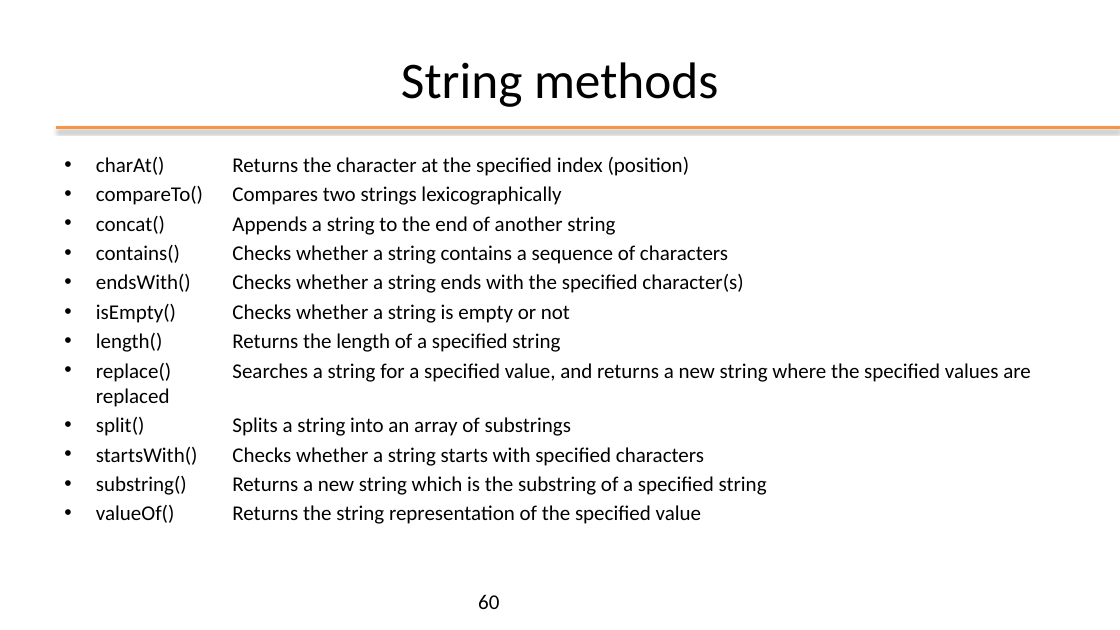
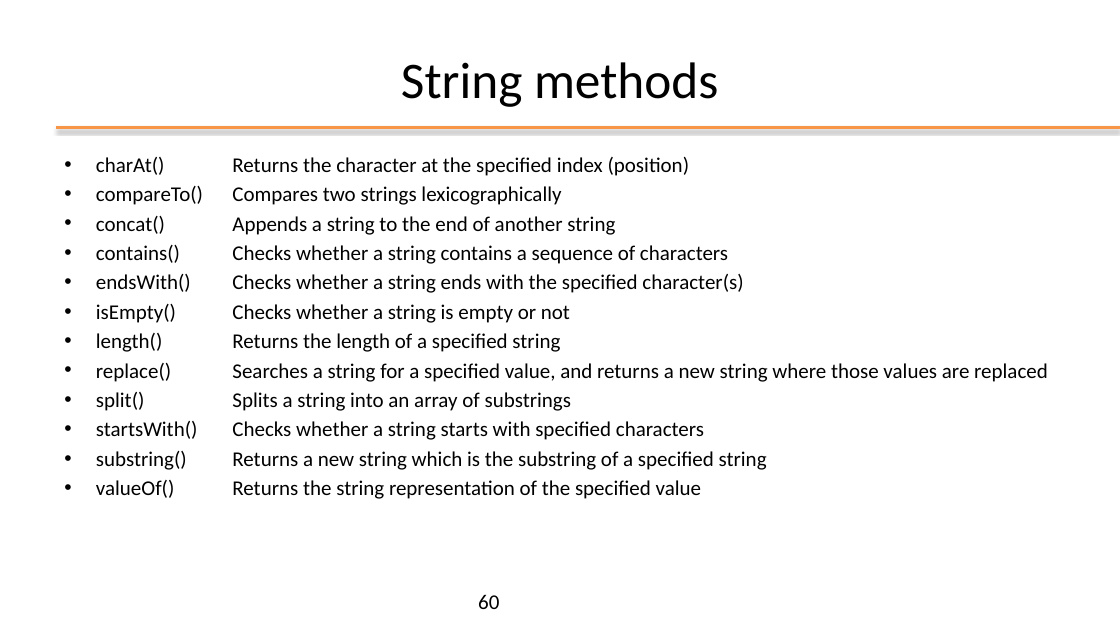
Before and after one commit to nbicocchi/learn-java-core, a slide deck: slide 60 of assets/slides/E2 - Java Basics.pptx. Drawn at 1120x630 pixels with LibreOffice and Linux fonts; fonts in the diff are those of the drawing; background and template pictures are left out. Boxes give left, top, right and bottom in pixels: in the first picture for what was removed or moved away, otherwise in the second. Text is boxed around its words. In the diff, an @@ line names an element or a change of style, - is before the commit and + after.

```diff
--- a/assets/slides/E2 - Java Basics.pptx
+++ b/assets/slides/E2 - Java Basics.pptx
@@ text at (232,363,1048,382): text changed @@
-• replace() Searches a string for a specified value, and returns a new string where the specified values are replaced
+• replace() Searches a string for a specified value, and returns a new string where those values are replaced
```
Also in this commit, not shown: 1 other slide changed, 3 other files.
